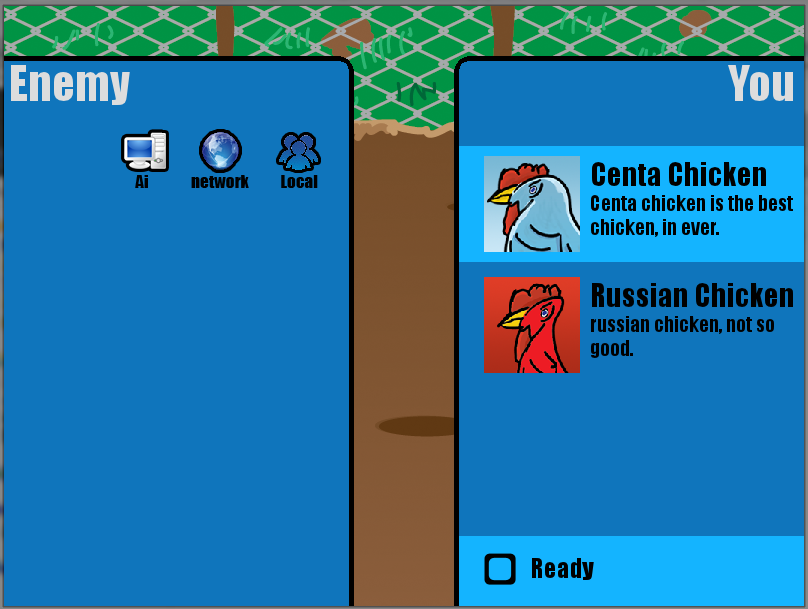
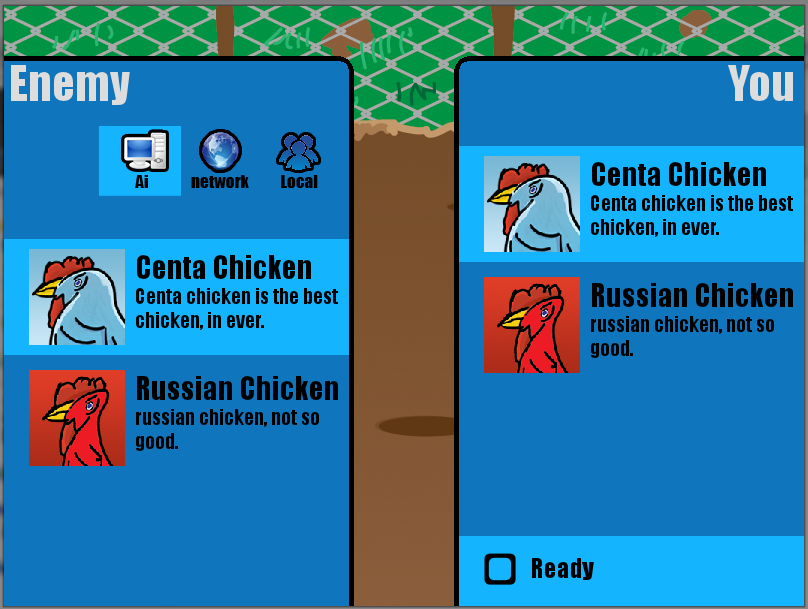
Revision of a layered 808×609 image; what changed, layer by layer:
showed "Shape 2" over <box>4,126,349,466</box>
